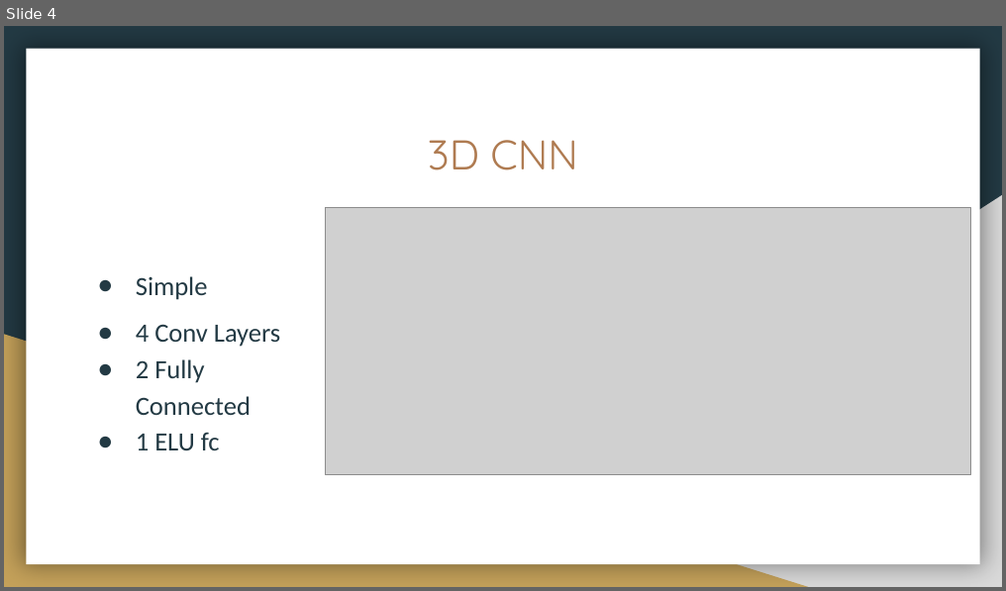
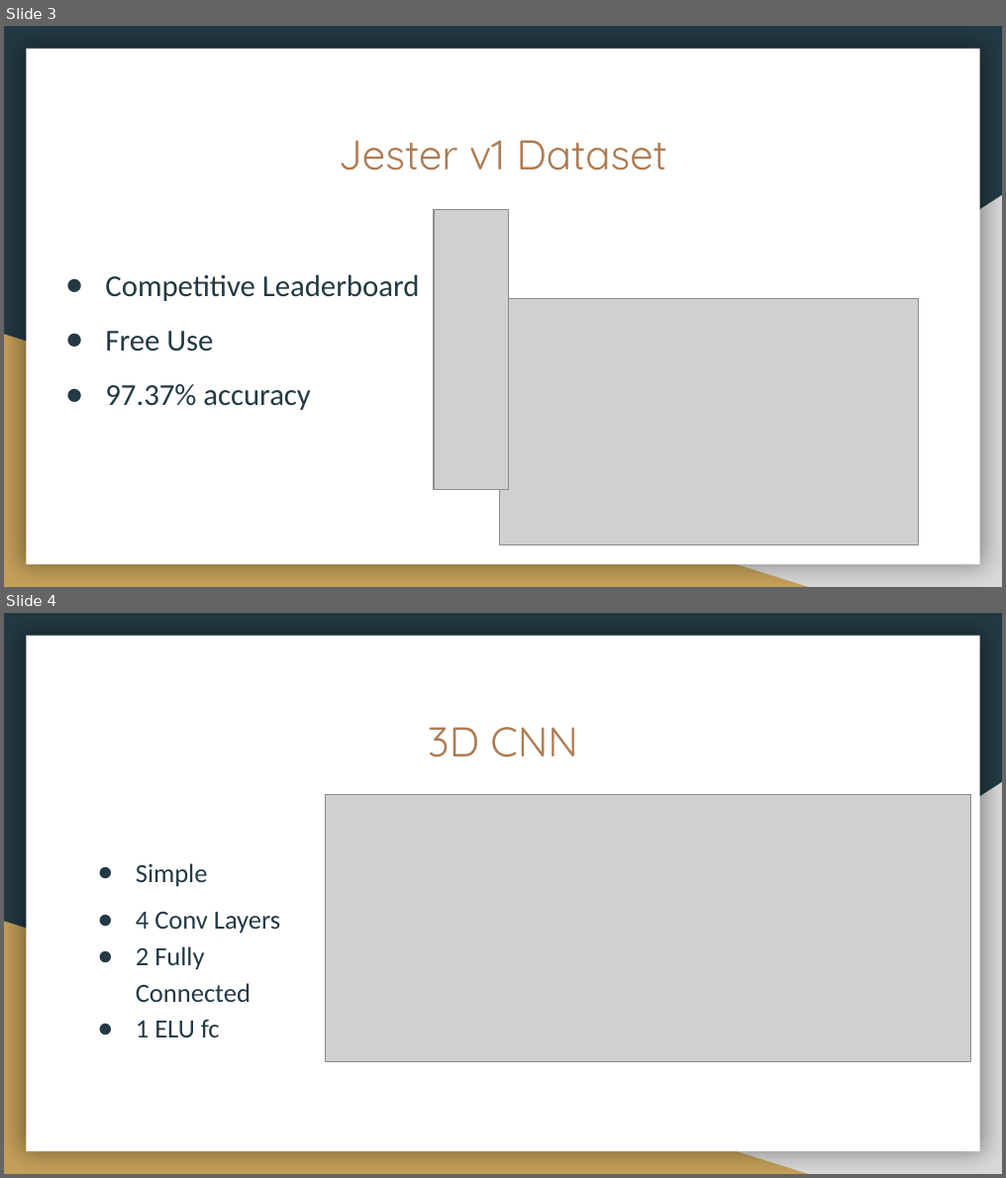
Before and after one commit to yrtimd/Jester-Gesture-3D-CNN, a slide deck: Presentation/cs523_presentation.pptx. Shown one above the other, each under a label of ours: slide 4 before the commit, slides 3 and 4 after it. The pictures are 1006x591 and 1006x1178 pixels, drawn with LibreOffice and Linux fonts; fonts in the diff are those of the drawing; grey boxes stand for pictures. Boxes give left, top, right and bottom in pixels: in the first picture for what was removed or moved away, otherwise in the second. Text is boxed around its words. In the diff, an @@ line names an element or a change of style, - is before the commit and + after.

```diff
--- a/Presentation/cs523_presentation.pptx
+++ b/Presentation/cs523_presentation.pptx
@@ slide 3 added at <box>4,26,1002,587</box>, background #233A44; not listed: 3 template elements that a slide beside it also shows @@
@@ title added at <box>339,140,667,171</box>, 30 pt, text #AF7B51 @@
+Jester v1 Dataset
@@ picture added at <box>434,209,509,490</box> @@
@@ text added at <box>105,274,420,410</box>, 22 pt, text #233A44 @@
+● Competitive Leaderboard
+● Free Use
+● 97.37% accuracy
@@ picture added at <box>499,298,918,546</box> @@
```
Also in this commit, not shown: 2 slides changed, 2 other slides added, 2 slides removed, 2 other files.
